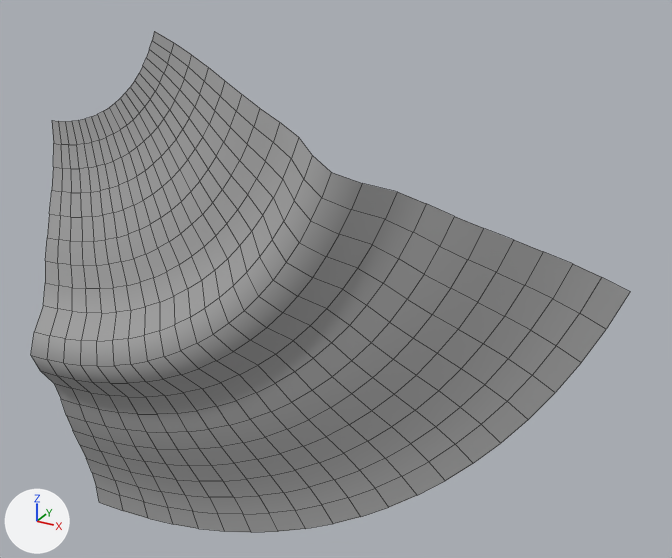
What one commit did to the FBX model Assets/Game/Art/FBX/river_elements/Destra_70_Gradi.fbx.
Rendered twice from a camera (50 mm lens) standing at (23.6, -32.4, 23.8) and looking at (3.9, 3.5, 5.9). Every picture has the same lights, and +X, +Y and +Z are marked at lower left. Mesh edges are drawn as thin lines.

Script lines for the objects in view, before the commit:
```python
me_mesh = bpy.data.meshes.new('Mesh')
me_mesh.from_pydata(...)  # 441 vertices, 400 faces; spans x 0.0..29.7, y 0.0..3.6, z -12.0..17.0
me_mesh.materials.append(mat_standardsurface1)  # grey #aaaaaa
ob_destra_70_gradi_001 = bpy.data.objects.new('Destra_70_Gradi.001', me_mesh)
ob_destra_70_gradi_001.location = (-12.0, -1.57, 0.0)
```
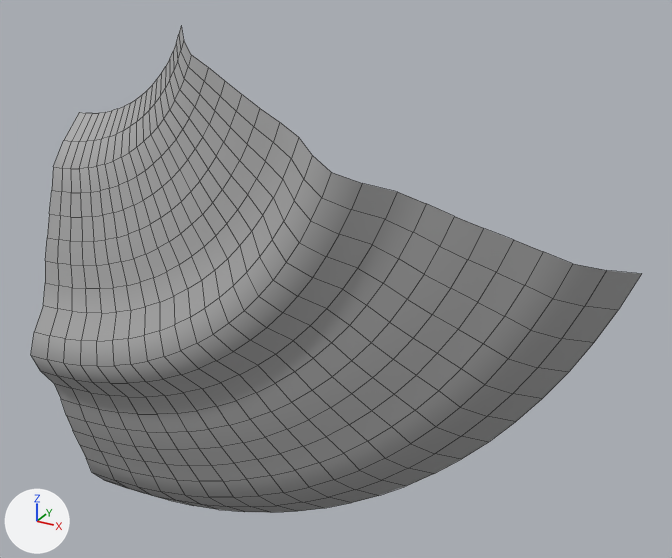
Pixel boxes [x1, y1, x2, y2] of what changed, in the pictures (672 x 558 px; the box of a moved part takes in the faces that stretch with it):
```json
{"object": "Destra_70_Gradi.001", "change": "reshaped", "before": [31, 31, 630, 532], "after": [31, 27, 641, 513]}
{"part": 1, "of": "me_mesh", "change": "moved or reshaped", "before": [92, 264, 630, 532], "after": [94, 264, 641, 513]}
{"part": 2, "of": "me_mesh", "change": "moved or reshaped", "before": [52, 31, 191, 169], "after": [53, 27, 191, 169]}
```

Edits to the scene script, one JSON object a line:
```json
{"block": "me_mesh", "where": "me_mesh.from_pydata(...)  # 441 vertices, 400 faces; spans x 0.0..29.7, y 0.0..3.6, z -12.0..17.0"}
{"block": "me_mesh", "where": "# used by ob_destra_70_gradi_001; location = (-12.0, -1.57, 0.0)"}
{"block": "me_mesh", "change": "me_mesh part 1: all 42 vertices in x 0.0..29.7, y 3.5..3.6, z -12.0..9.2 are scaled about their middle by (1, 17.9, 1), then moved by (0.0, 1.4, 0.0)"}
{"block": "me_mesh", "change": "me_mesh part 2: all 42 vertices in x 0.0..8.3, y 3.5..3.6, z 10.8..17.0 are scaled about their middle by (1, 17.9, 1), then moved by (0.0, 1.4, 0.0)"}
```
